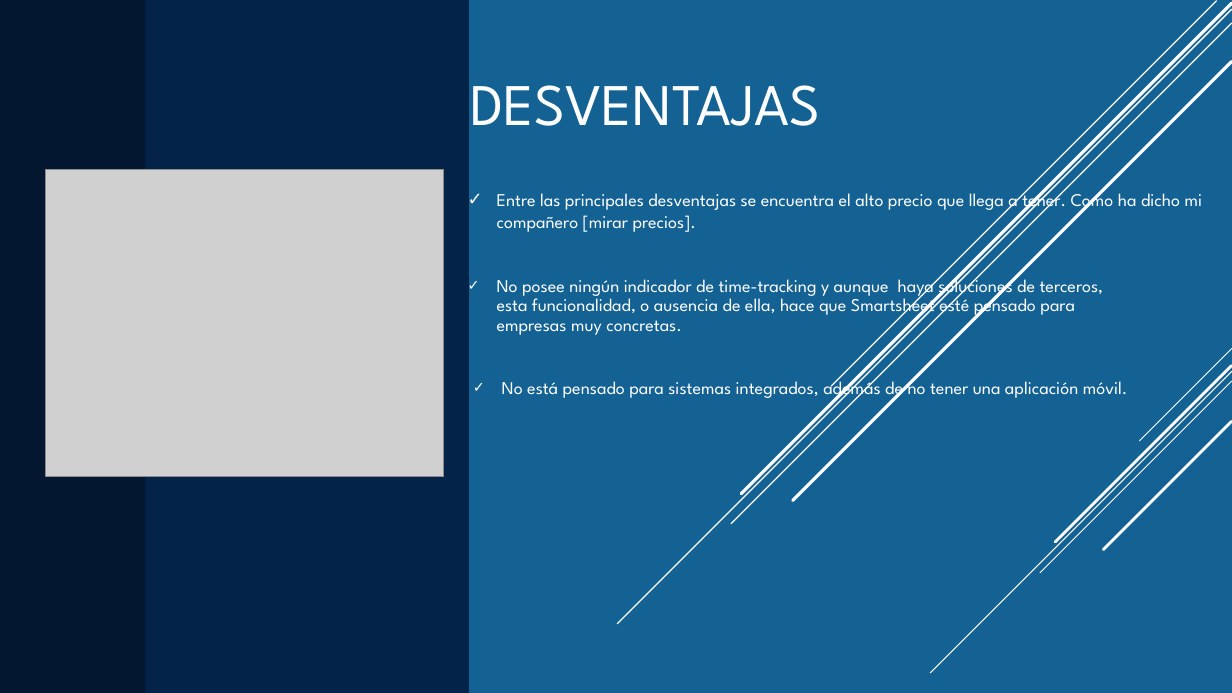
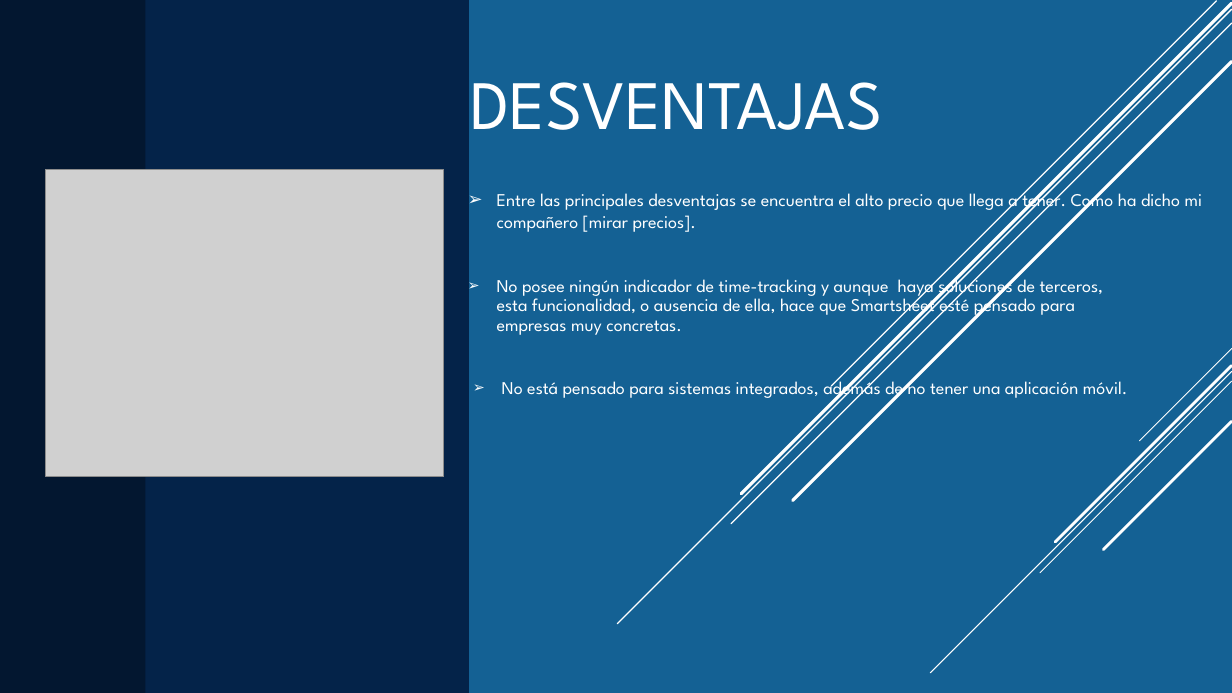
Before and after one commit to maraloeDev/Grado_SuperiorDAM, a slide deck: slide 7 of Entornos de Desarrollo/1º Evaluación/Pacticas/Practica2/Tareas/Presentación SmartSheet.pptx. Drawn at 1232x693 pixels with LibreOffice and Linux fonts; fonts in the diff are those of the drawing; grey boxes stand for pictures. Boxes give left, top, right and bottom in pixels: in the first picture for what was removed or moved away, otherwise in the second. Text is boxed around its words. In the diff, an @@ line names an element or a change of style, - is before the commit and + after.

```diff
--- a/Entornos de Desarrollo/1º Evaluación/Pacticas/Practica2/Tareas/Presentación SmartSheet.pptx
+++ b/Entornos de Desarrollo/1º Evaluación/Pacticas/Practica2/Tareas/Presentación SmartSheet.pptx
@@ text "DESVENTAJAS" at (471,82,883,130): size 45.9 to 54 pt @@
@@ bullet ✓ to ➢ in 3 elements at (497,274,1104,335), (497,188,1203,232), (502,376,1128,401) @@
```
Also in this commit, not shown: 4 other slides changed, 1 slide added, 1 slide removed, 1 other file.
